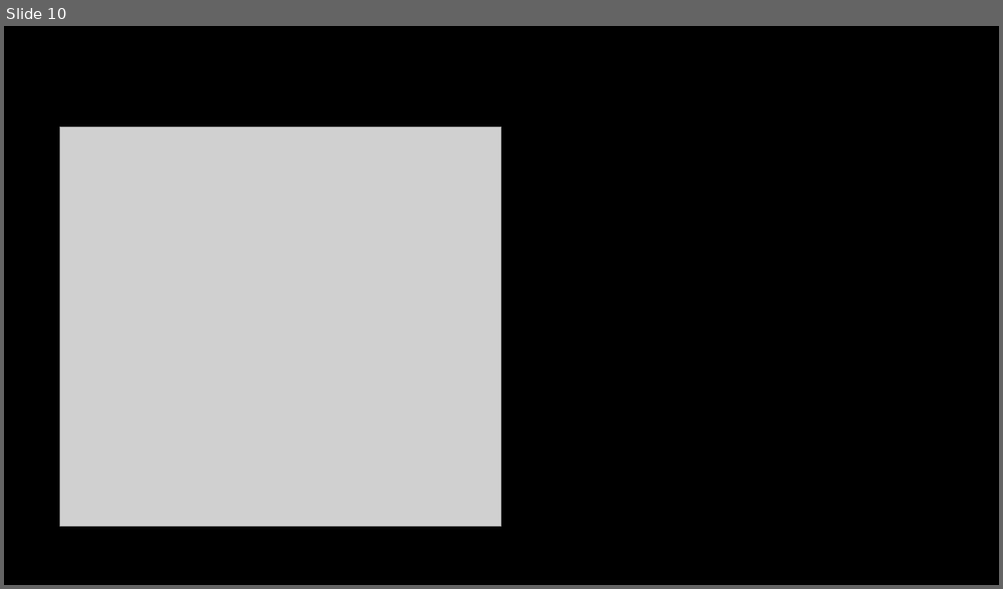
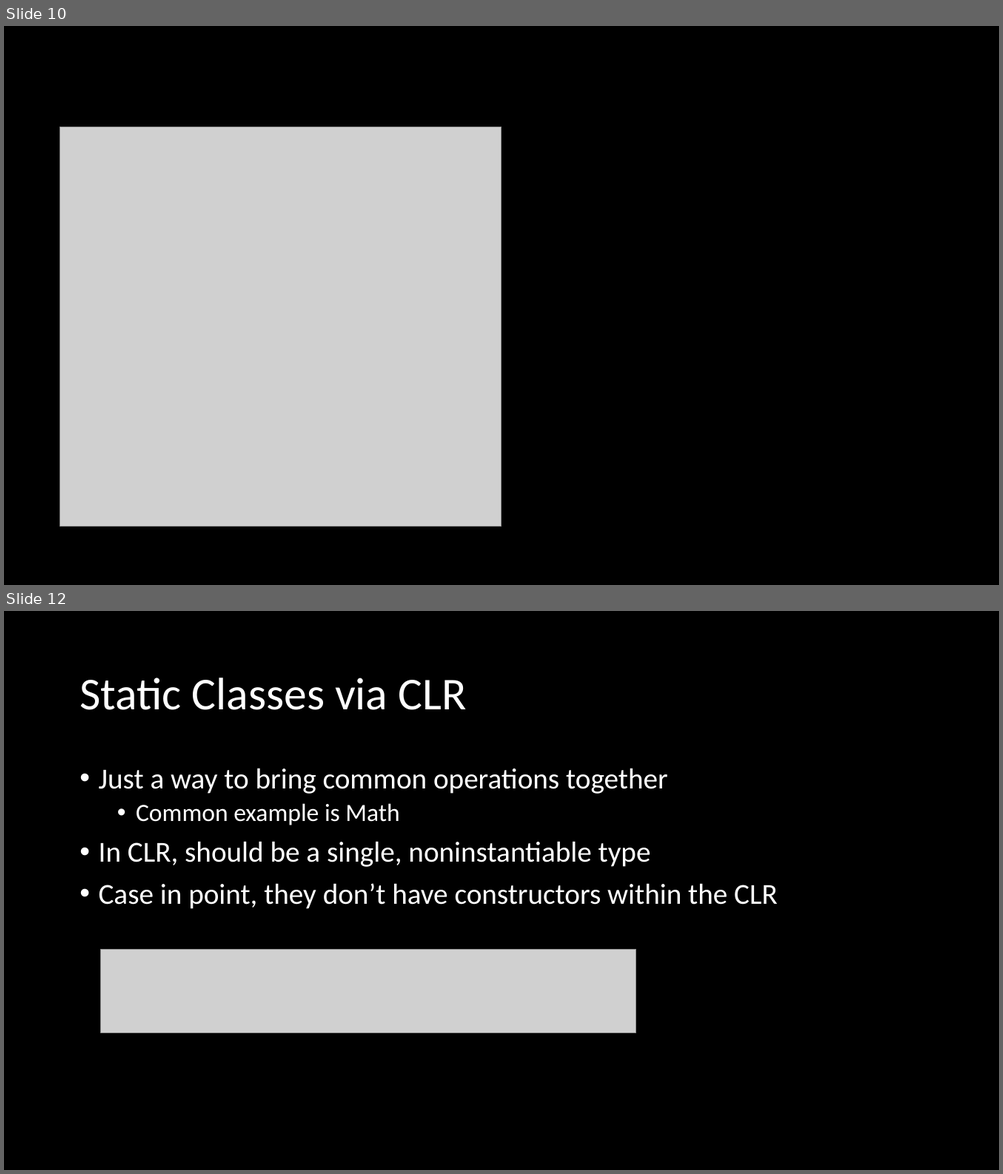
Before and after one commit to microsoft/Flash_University, a slide deck: CLR_via_CSharp/Week4/Ch5,6/Week4.pptx. Shown one above the other, each under a label of ours: slide 10 before the commit, slides 10 and 12 after it; the slides between them are not shown. The pictures are 1003x589 and 1003x1174 pixels, drawn with LibreOffice and Linux fonts; fonts in the diff are those of the drawing; grey boxes stand for pictures. Boxes give left, top, right and bottom in pixels: in the first picture for what was removed or moved away, otherwise in the second. Text is boxed around its words. In the diff, an @@ line names an element or a change of style, - is before the commit and + after.

```diff
--- a/CLR_via_CSharp/Week4/Ch5,6/Week4.pptx
+++ b/CLR_via_CSharp/Week4/Ch5,6/Week4.pptx
@@ slide 12 added at (4, 611, 999, 1170), background #000000 @@
@@ title added at (79, 678, 466, 710), 44 pt, text #FFFFFF @@
+Static Classes via CLR
@@ text added at (99, 768, 777, 909), 28 pt, text #FFFFFF @@
+• Just a way to bring common operations together
+  • Common example is Math
+• In CLR, should be a single, noninstantiable type
+• Case in point, they don’t have constructors within the CLR
@@ picture added at (101, 950, 636, 1034) @@
```
Also in this commit, not shown: 2 other slides added, 2 other files.
